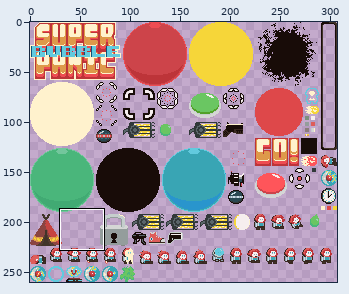
Two states of a sprite sheet, assets/images/spritesheet.png. Above: a wide view before the commit, with the close-up outlined.
Close-up. Old version:
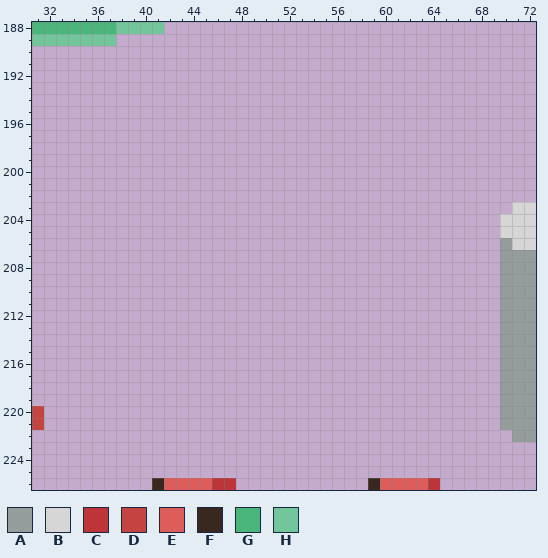
The file is 307x260 pixels. Shown: x 31..72, y 188..226. The old version is drawn lined up with the new one.
Palette (. is transparent): A #949d9c  B #d5d6d5  C #bd3439  D #c54441  E #de5d5a  F #392820  G #4ab67b  H #73c69c
Pixels before, first column x 31:
188 GGGGGGGHHHH...............................
189 HHHHHHH...................................
190 ..........................................
191 ..........................................
192 ..........................................
193 ..........................................
194 ..........................................
195 ..........................................
196 ..........................................
197 ..........................................
198 ..........................................
199 ..........................................
200 ..........................................
201 ..........................................
202 ..........................................
203 ........................................BB
204 .......................................BBB
205 .......................................BBB
206 .......................................ABB
207 .......................................AAA
208 .......................................AAA
209 .......................................AAA
210 .......................................AAA
211 .......................................AAA
212 .......................................AAA
213 .......................................AAA
214 .......................................AAA
215 .......................................AAA
216 .......................................AAA
217 .......................................AAA
218 .......................................AAA
219 .......................................AAA
220 D......................................AAA
221 D......................................AAA
222 ........................................AA
223 ..........................................
224 ..........................................
225 ..........................................
226 ..........FEEEECC...........FEEEEC........
New version:
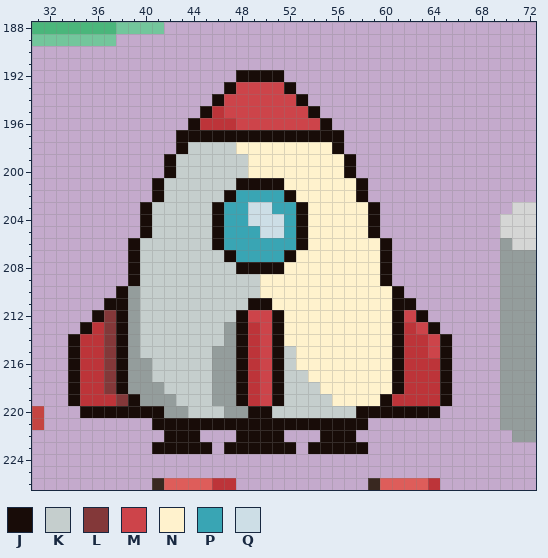
Colours new in this view: J #180c08  K #c5cecd  L #833839  M #cd444a  N #fff2cd  P #39a5b4  Q #cddee6
From old to new:
drawings rearranged on the sheet (the old picture shows each at its new place)
Changed rows in their new state; - is an unchanged pixel.
first column x 34:
192 --------------JJJJ--------------
193 -------------JMMMMJ-------------
194 ------------JMMMMMMJ------------
195 -----------JCMMMMMMMJ-----------
196 ----------JCCCMMMMMMMJ----------
197 ---------JJJJJJJJJJJJJJ---------
198 ---------JKKKKNNNNNNNNJ---------
199 --------JKKKKKKNNNNNNNNJ--------
200 --------JKKKKKKNNNNNNNNJ--------
201 -------JKKKKKKJJJJNNNNNNJ-------
202 -------JKKKKKJPPPPJNNNNNJ-------
203 ------JKKKKKJPPQQPPJNNNNNJ------
204 ------JKKKKKJPPQQQPJNNNNNJ------
205 ------JKKKKKJPPPQQPJNNNNNJ------
206 -----JKKKKKKJPPPPPPJNNNNNNJ-----
207 -----JKKKKKKKJPPPPJNNNNNNNJ-----
208 -----JKKKKKKKKJJJJNNNNNNNNJ-----
209 -----JKKKKKKKKKKNNNNNNNNNNJ-----
210 ----JAKKKKKKKKKKNNNNNNNNNNNJ----
211 ---JJAKKKKKKKKKJJNNNNNNNNNNJJ---
212 --JLJAKKKKKKKKJMMJNNNNNNNNNJMJ--
213 -JCLJAKKKKKKKAJCMJNNNNNNNNNJCMJ-
214 JCCLJAKKKKKKKAJCMJNNNNNNNNNJCCMJ
215 JCCLJAKKKKKKAAJCMJKNNNNNNNNJCCMJ
216 JCCLJAAKKKKKAAJCMJKNNNNNNNNJCCCJ
217 JCCLJAAKKKKKAAJCMJKKNNNNNNNJCCCJ
218 JCCLJAAAKKKKAAJCMJKKKNNNNNNJCCCJ
219 JCCCLJAAAKKKAAJCMJKKKKNNNNJCCCCJ
220 -JJJJJJJAAKKKAAJJKKKKKKKJJJJJJJ-
221 -------JJJJJJJJJJJJJJJJJJ-------
222 --------JJJ---JJJJ---JJJ--------
223 -------JJJJJ-JJJJJJ-JJJJJ-------
Where, in picture pixels (left, top, right, bottom), the same in both close-ups:
added: (68, 70, 452, 454)
